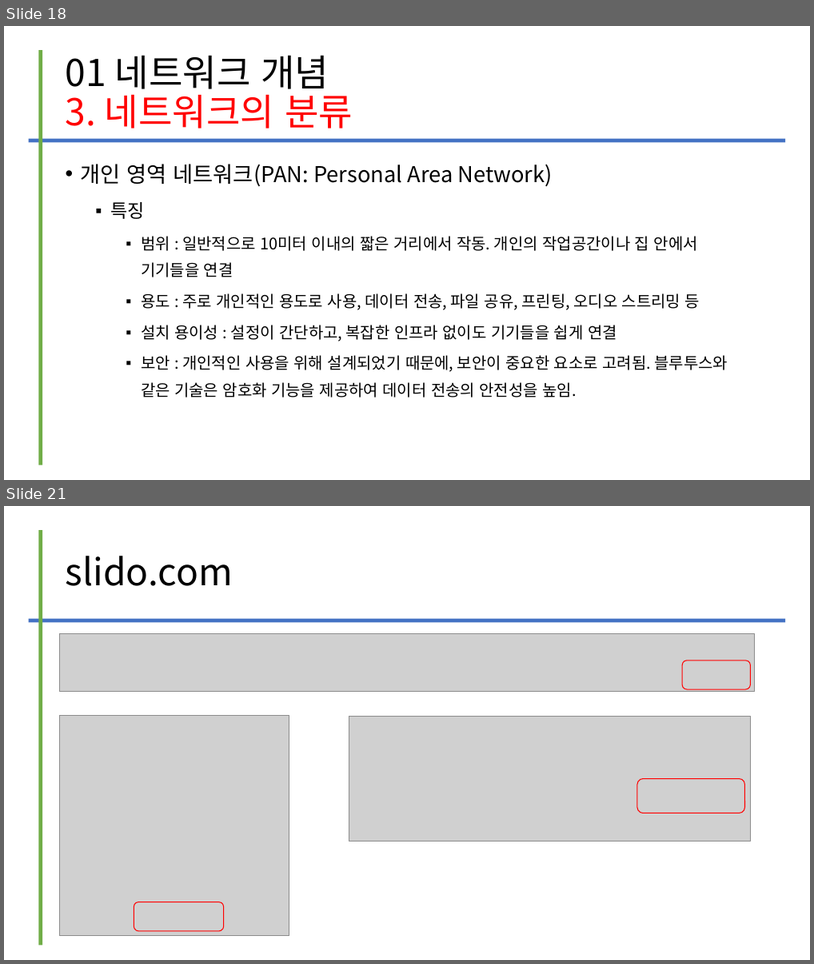
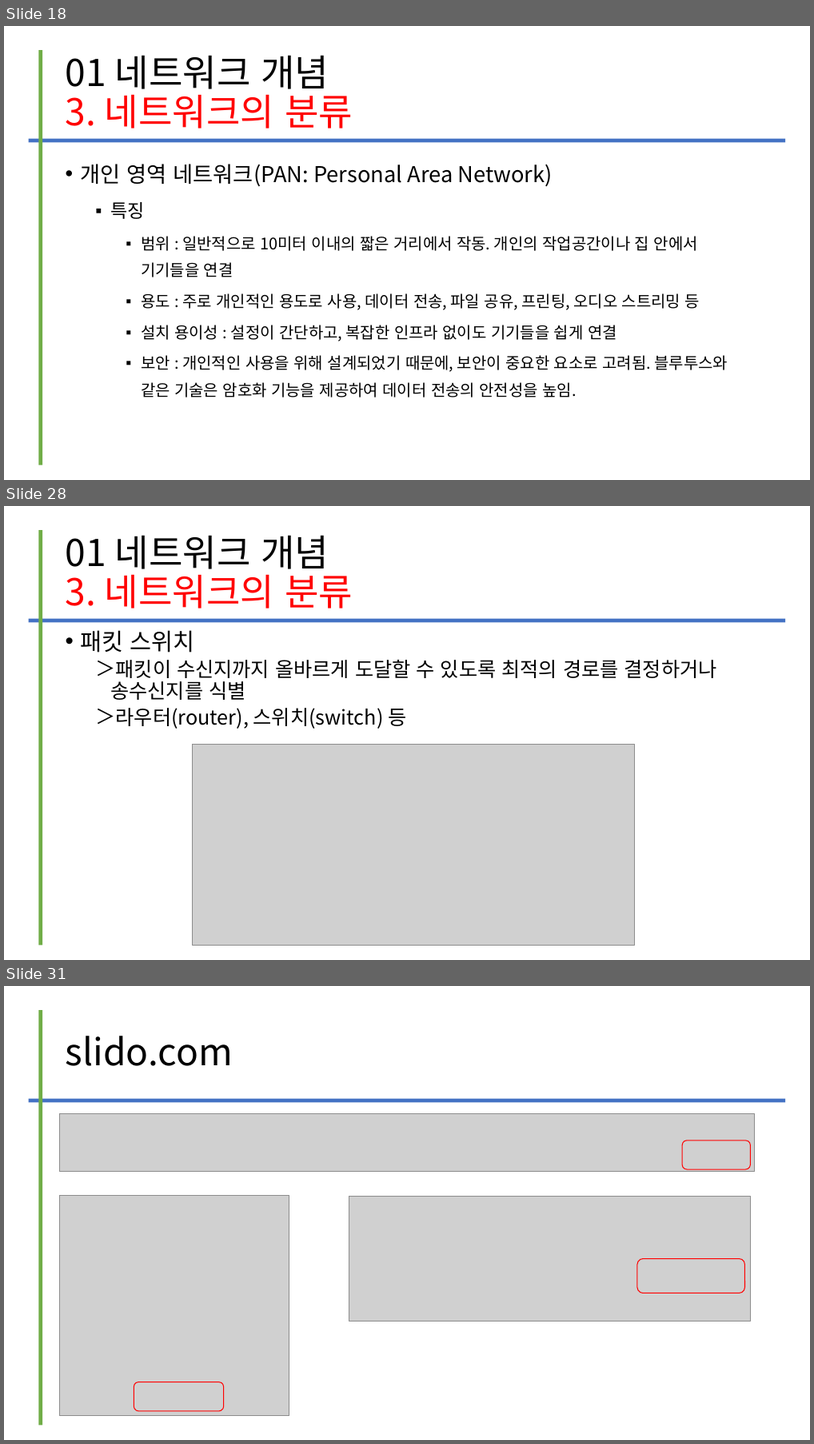
Before and after one commit to kig2929kig/2025-1-network, a slide deck: 컴퓨터 네트워크 - I. 네트워크의 이해.ppt. Shown one above the other, each under a label of ours: slides 18 and 21 before the commit, slides 18, 28 and 31 after it; the slides between them are not shown. The pictures are 814x964 and 814x1444 pixels, drawn with LibreOffice and Linux fonts; fonts in the diff are those of the drawing; grey boxes stand for pictures. Boxes give left, top, right and bottom in pixels: in the first picture for what was removed or moved away, otherwise in the second. Text is boxed around its words. In the diff, an @@ line names an element or a change of style, - is before the commit and + after.

```diff
--- a/컴퓨터 네트워크 - I. 네트워크의 이해.ppt
+++ b/컴퓨터 네트워크 - I. 네트워크의 이해.ppt
@@ slide 28 added at bbox=[4, 506, 810, 960], background #FFFFFF @@
@@ line added from (41, 530) to (41, 945), #70AD47 4.51 pt @@
@@ title added at bbox=[66, 535, 353, 608], 44 pt, text #FF0000 @@
+01 네트워크 개념
+3. 네트워크의 분류
@@ line added from (28, 620) to (786, 620), #4472C4 4.51 pt @@
@@ text added at bbox=[81, 630, 718, 728], 24 pt, text #000000 @@
+• 패킷 스위치
+  ＞ 패킷이 수신지까지 올바르게 도달할 수 있도록 최적의 경로를 결정하거나 송수신지를 식별
+  ＞ 라우터(router), 스위치(switch) 등
@@ picture added at bbox=[193, 744, 635, 945] @@
@@ what was slide 21 is now slide 31 @@
```
Also in this commit, not shown: 12 other slides added, 3 slides removed.
